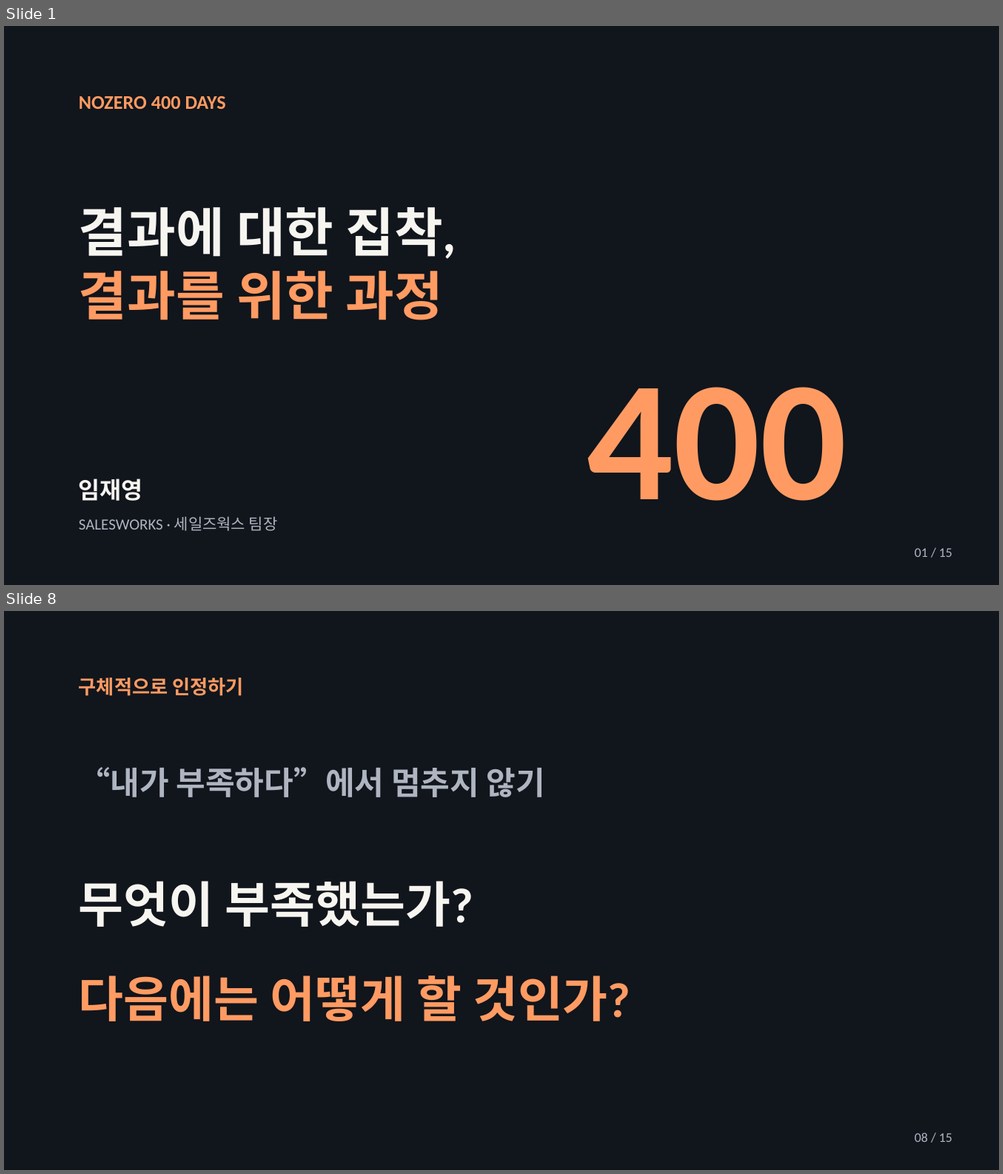
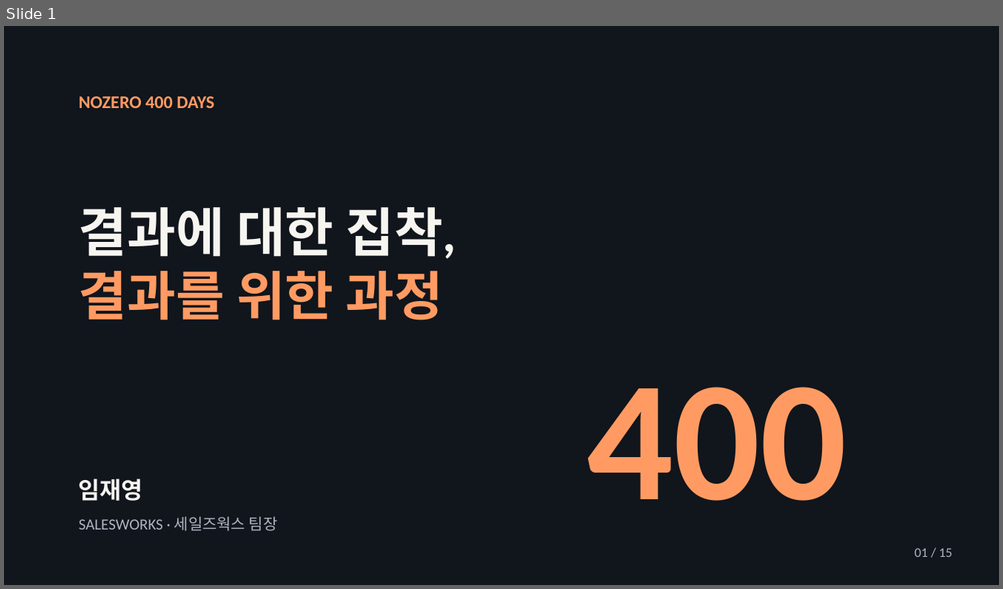
Before and after one commit to jaeyoung5178-bot/Presence, a slide deck: education/mentality/nozero400/NoZero-400Days.pptx. Shown one above the other, each under a label of ours: slides 1 and 8 before the commit, slide 1 after it; the slides between them are not shown. The pictures are 1003x1174 and 1003x589 pixels, drawn with LibreOffice and Linux fonts; fonts in the diff are those of the drawing. Boxes give left, top, right and bottom in pixels: in the first picture for what was removed or moved away, otherwise in the second. Text is boxed around its words. In the diff, an @@ line names an element or a change of style, - is before the commit and + after.

```diff
--- a/education/mentality/nozero400/NoZero-400Days.pptx
+++ b/education/mentality/nozero400/NoZero-400Days.pptx
@@ slide 8 removed at [4, 611, 999, 1170], background #11151C @@
@@ text removed at [79, 678, 243, 696] @@
-구체적으로 인정하기
@@ text removed at [79, 767, 545, 797] @@
-“내가 부족하다”에서 멈추지 않기
@@ text removed at [79, 881, 473, 927] @@
-무엇이 부족했는가?
@@ text removed at [79, 976, 630, 1022] @@
-다음에는 어떻게 할 것인가?
@@ text removed at [914, 1133, 952, 1142] @@
-08 / 15
@@ slide 1 changed as well @@
@@ text "NOZERO 400 DAYS" at [79, 96, 214, 108]: size 18.8 to 17.2 pt @@
```
Also in this commit, not shown: 14 slides added, 13 other slides removed, 4 other files.
